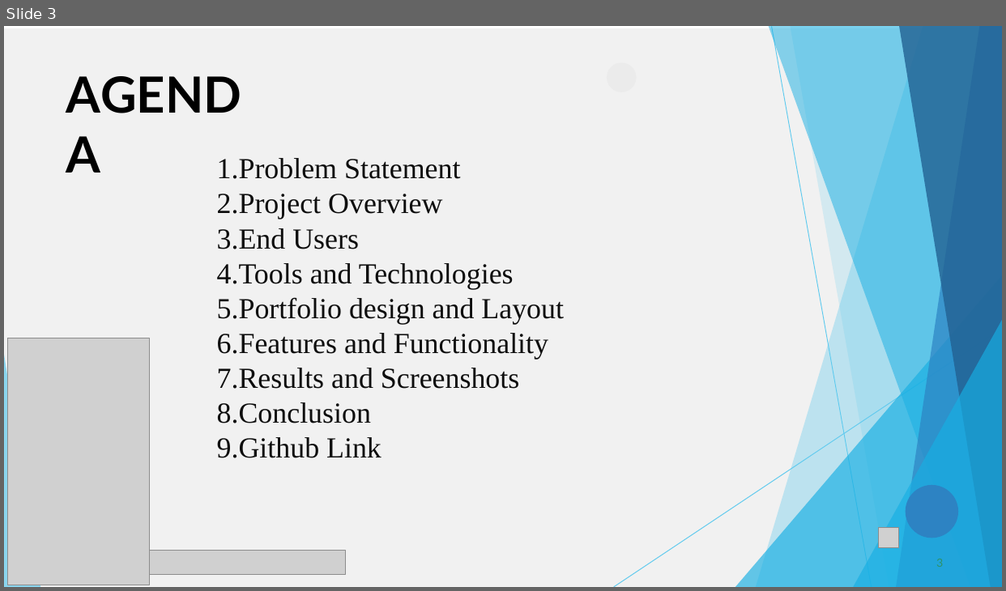
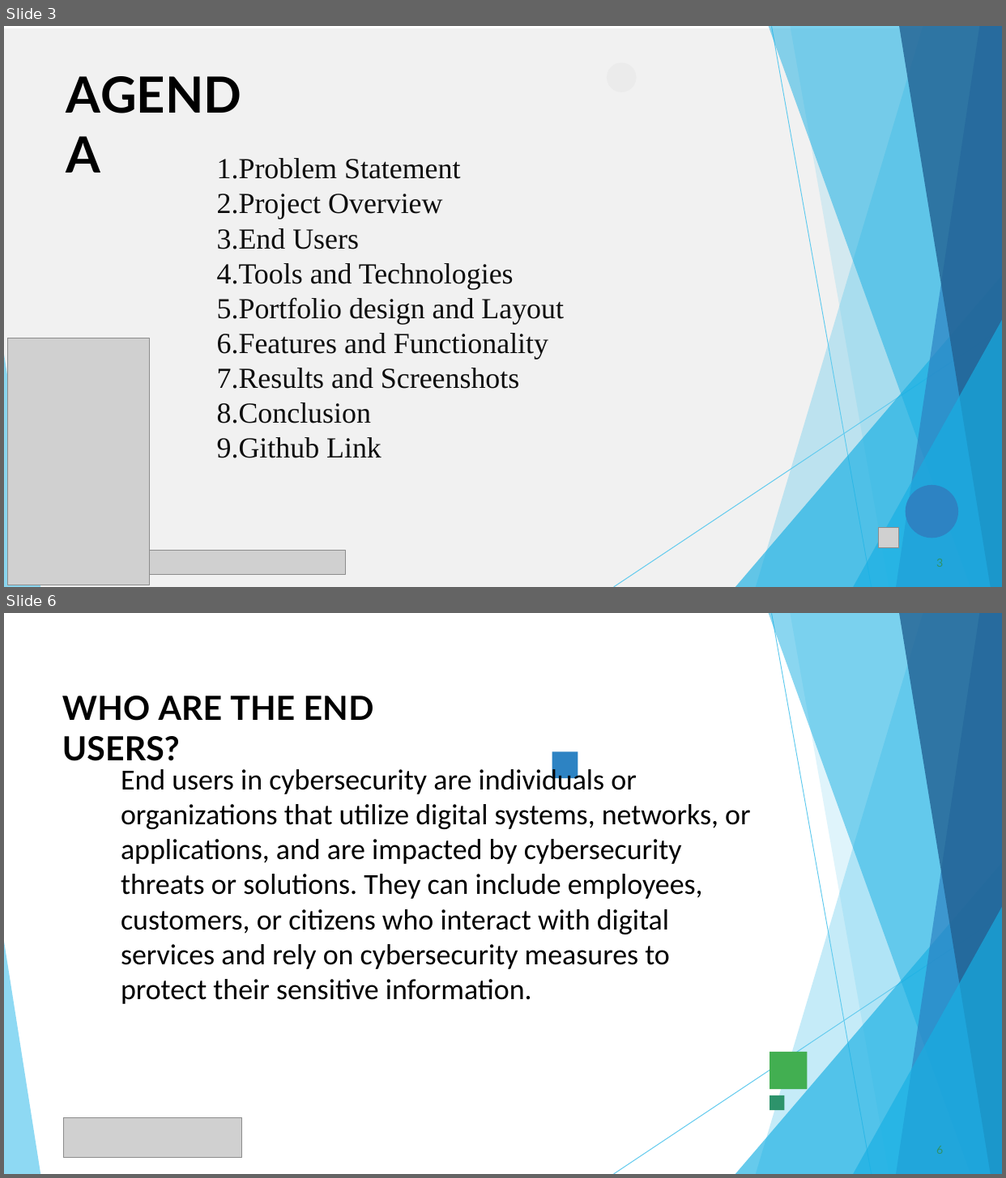
Before and after one commit to bhavani1612007-debug/Bhavani, a slide deck: PPT FWD TNSDC 2025 (2).pptx. Shown one above the other, each under a label of ours: slide 3 before the commit, slides 3 and 6 after it; the slides between them are not shown. The pictures are 1006x591 and 1006x1178 pixels, drawn with LibreOffice and Linux fonts; fonts in the diff are those of the drawing; grey boxes stand for pictures. Boxes give left, top, right and bottom in pixels: in the first picture for what was removed or moved away, otherwise in the second. Text is boxed around its words. In the diff, an @@ line names an element or a change of style, - is before the commit and + after.

```diff
--- a/PPT FWD TNSDC 2025 (2).pptx
+++ b/PPT FWD TNSDC 2025 (2).pptx
@@ slide 6 added at bbox=[4, 613, 1002, 1174], background #FFFFFF @@
@@ freeform shape added at bbox=[756, 613, 1002, 1174], fill #5FCAEE at 36% opacity @@
@@ freeform shape added at bbox=[769, 613, 1002, 1174], fill #17AFE3 at 50% opacity @@
@@ freeform shape added at bbox=[772, 614, 872, 1174], outline #5FCAEE 0.75 pt @@
@@ freeform shape added at bbox=[790, 613, 1002, 1174], fill #5FCAEE at 20% opacity @@
@@ freeform shape added at bbox=[897, 613, 1002, 1174], fill #2D83C3 at 70% opacity @@
@@ freeform shape added at bbox=[899, 613, 1002, 1174], fill #226192 at 80% opacity @@
@@ title added at bbox=[62, 696, 374, 761], 32 pt, text #000000, bold @@
+WHO ARE THE END USERS?
@@ freeform shape added at bbox=[552, 752, 577, 777], fill #2D83C3 @@
@@ text added at bbox=[121, 765, 750, 1004], 28 pt, text #000000 @@
+End users in cybersecurity are individuals or organizations that utilize digital systems, networks, or applications, and are impacted by cybersecurity threats or solutions. They can include employees, customers, or citizens who interact with digital services and rely on cybersecurity measures to protect their sensitive information.
@@ freeform shape added at bbox=[735, 862, 1002, 1174], fill #17AFE3 at 66% opacity @@
@@ freeform shape added at bbox=[614, 915, 1002, 1174], outline #5FCAEE 0.75 pt @@
@@ freeform shape added at bbox=[853, 907, 1002, 1174], fill #17AFE3 at 66% opacity @@
@@ freeform shape added at bbox=[4, 942, 40, 1174], fill #5FCAEE at 70% opacity @@
@@ freeform shape added at bbox=[769, 1052, 808, 1089], fill #42AF51 @@
@@ freeform shape added at bbox=[769, 1096, 785, 1111], fill #2D936B @@
@@ picture added at bbox=[63, 1118, 242, 1158] @@
@@ page number added at bbox=[936, 1146, 943, 1154], 11 pt, text #2D936B @@
+6
```
Also in this commit, not shown: 2 other slides changed, 7 other slides added, 7 slides removed.
